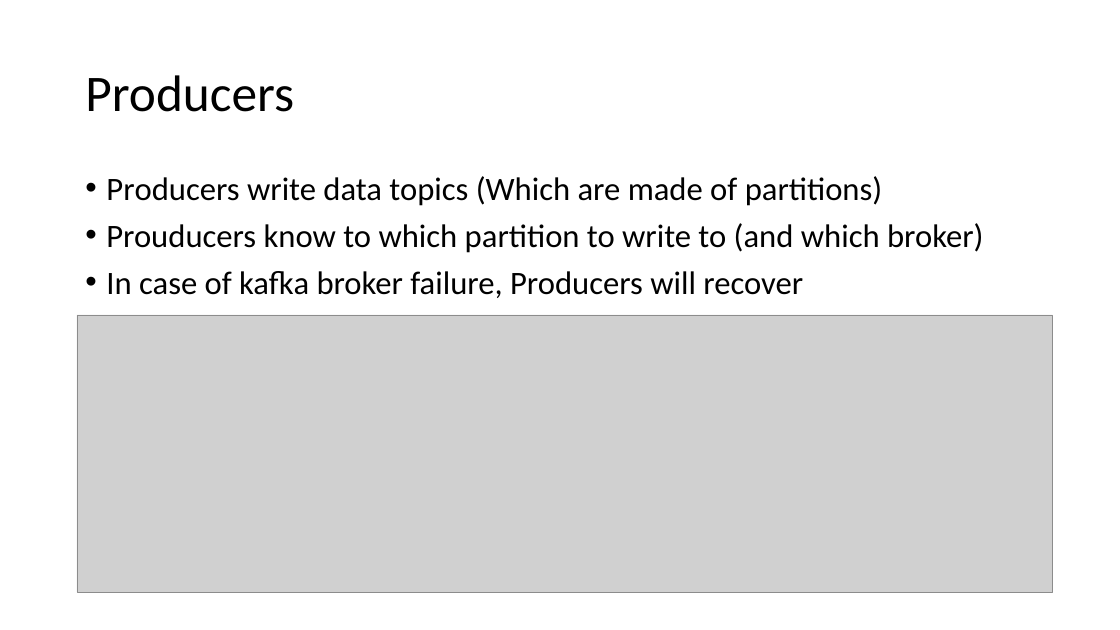
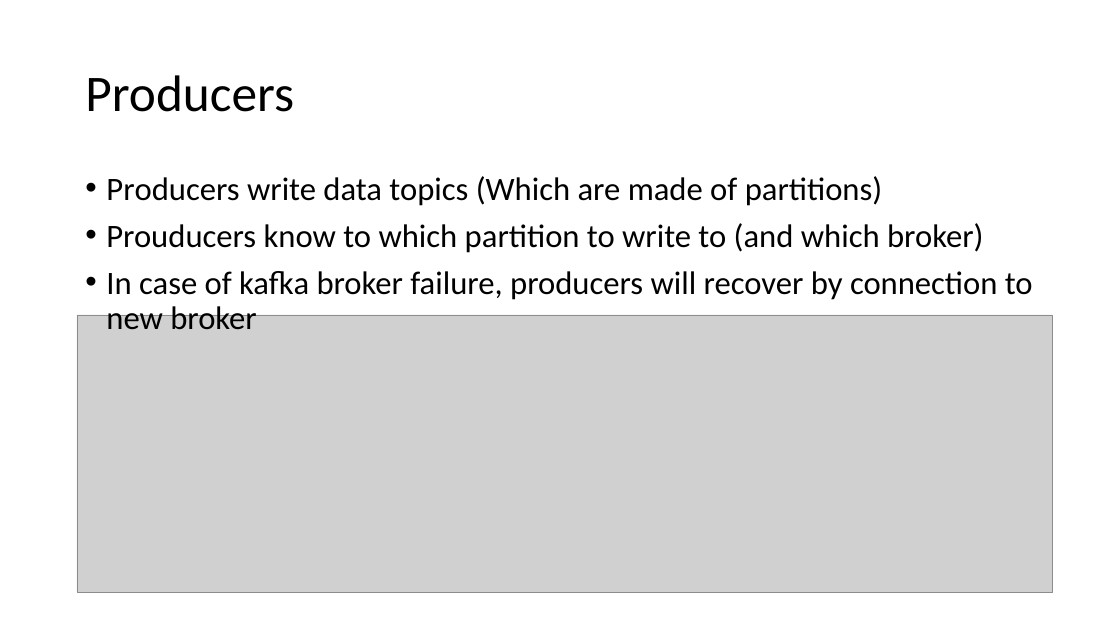
Before and after one commit to fortedigital/cg-kafka, a slide deck: slide 27 of workshop1/Kafka - 101.pptx (slide 26 before the commit). Drawn at 1120x630 pixels with LibreOffice and Linux fonts; fonts in the diff are those of the drawing; grey boxes stand for pictures. Boxes give left, top, right and bottom in pixels: in the first picture for what was removed or moved away, otherwise in the second. Text is boxed around its words. In the diff, an @@ line names an element or a change of style, - is before the commit and + after.

```diff
--- a/workshop1/Kafka - 101.pptx
+++ b/workshop1/Kafka - 101.pptx
@@ text at (x1=106, y1=271, x2=1033, y2=330): text changed @@
-• In case of kafka broker failure, Producers will recover
+• In case of kafka broker failure, producers will recover by connection to new broker
```
Also in this commit, not shown: 7 other slides changed, 3 slides added, 2 slides removed.
